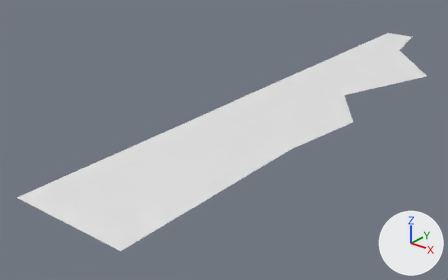
One commit to the Blender file DinnerKnife.blend: the scene before it, then after it.
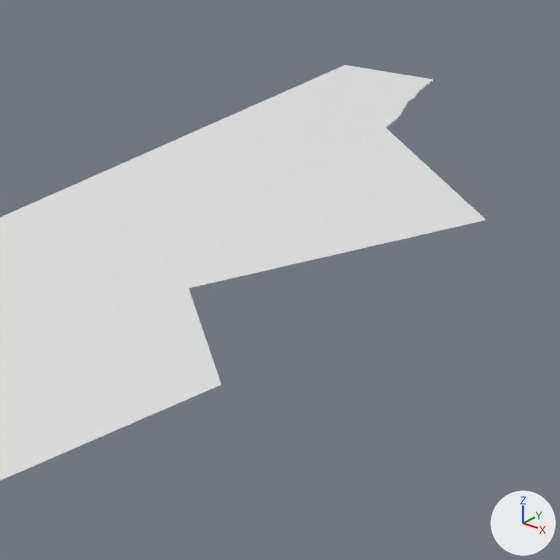
There are two pictures of each version: one whole from a 50 mm lens placed at (3.96, -7.46, 2.86), pointed at (-0.78, -1.51, -0.49), one close up on the part from 65% to 100% of the width and 5% to 61% of the height. Arrows for +X, +Y and +Z are at lower right; the lights stay in place.

Names of what the first close-up shows: '平面'.
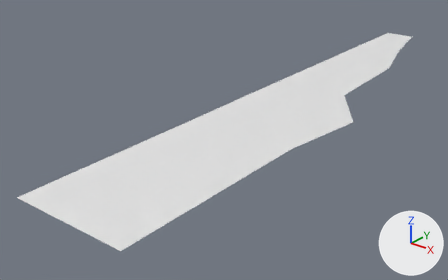
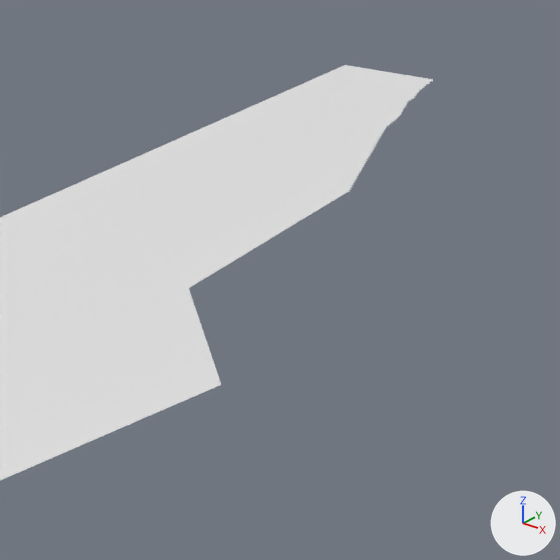
Commit message: ナイフモデリング中

Boxes [x1, y1, x2, y2] around the edits, measured in the close-ups (560 x 560 px; the box of a moved part takes in the faces that stretch with it):
'平面', reshaped
    before: [0, 65, 486, 481]
    after: [0, 65, 433, 481]
part 1 of me_平面, moved or reshaped
    before: [0, 105, 486, 288]
    after: [0, 105, 386, 288]

What the commit changed:
me_平面 has 274 vertices, 136 faces and spans x -0.8..0.81, y -2.33..1.72, z 0.0.
me_平面 is used by ob_平面; location (0.0, 0.0, 0.0); scale (1.0, 2.0, 1.0).
me_平面 part 1: all 61 vertices in x -0.09..0.81, y 0.67..1.2, z 0.0 are scaled about their middle by (0.333, 1, 1), then moved by (-0.32, 0.0, 0.0).
